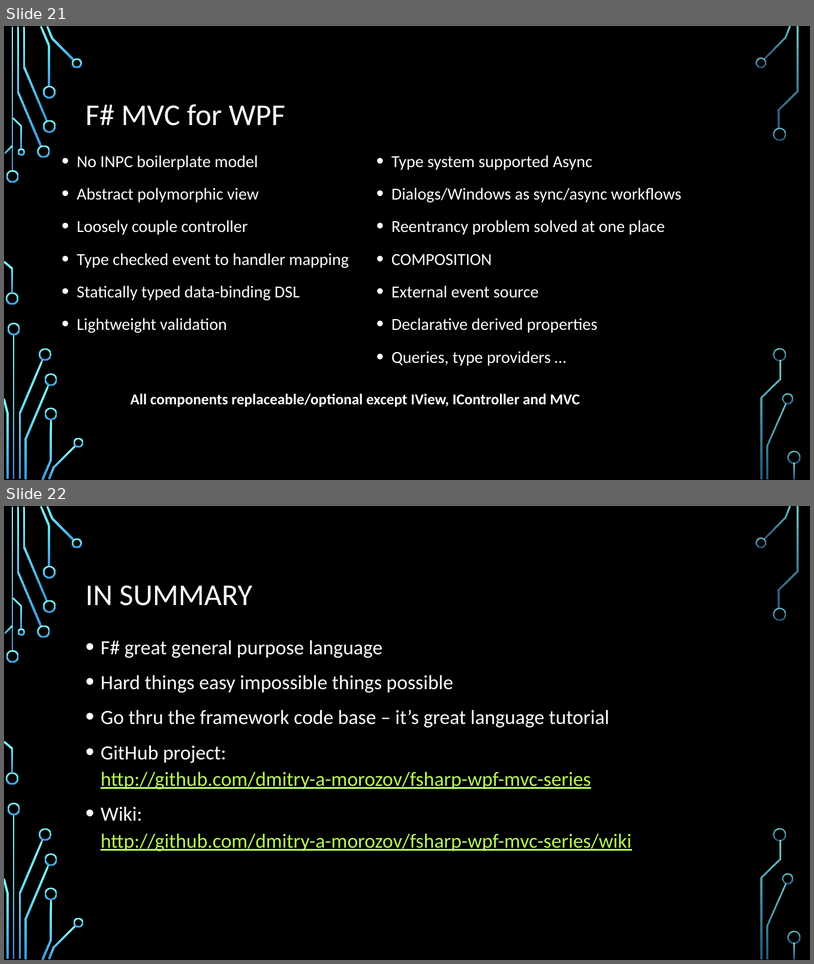
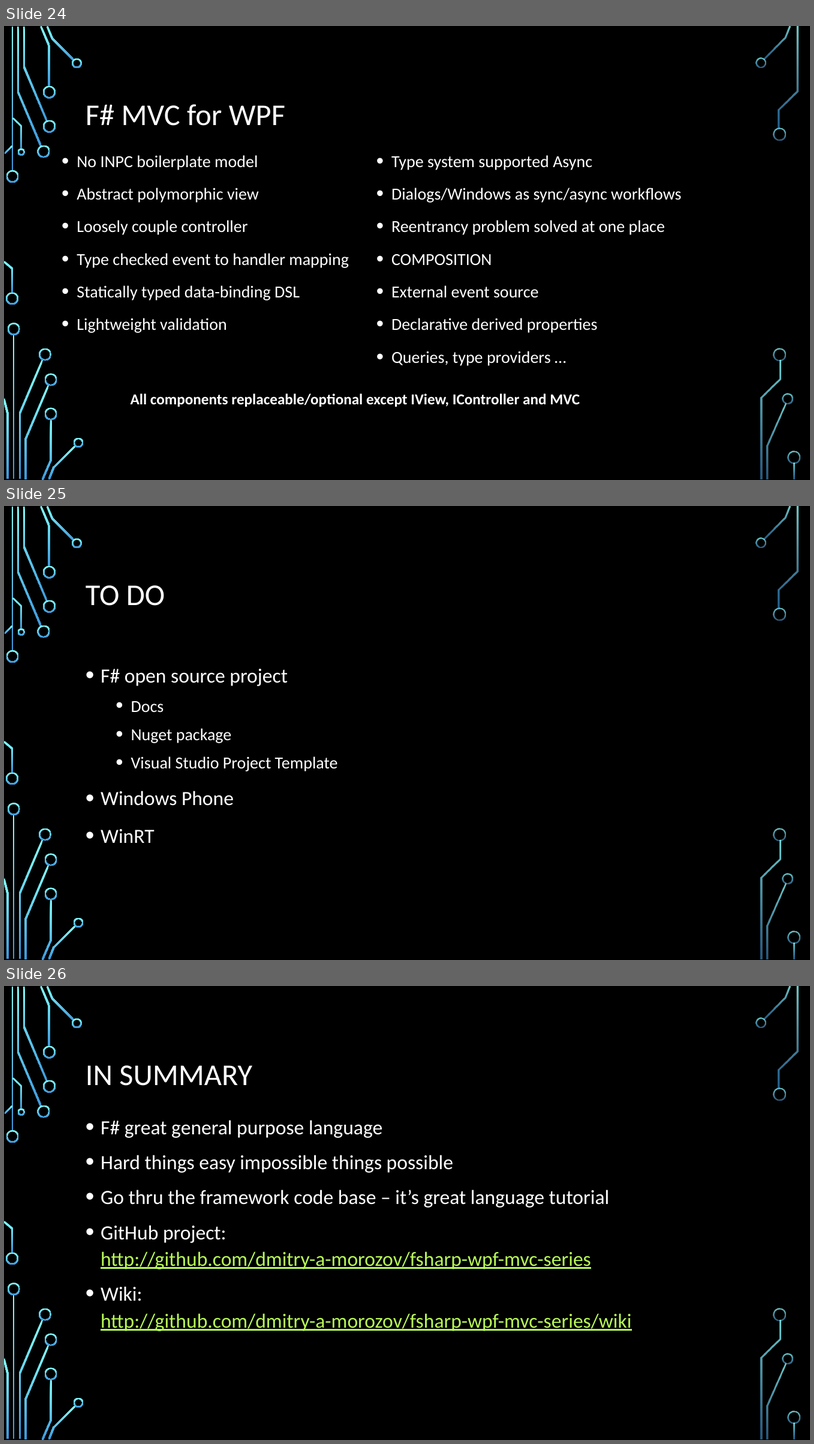
Before and after one commit to dmitry-a-morozov/fsharp-wpf-mvc-series, a slide deck: DC Meetup.2013-12-05.pptx. Shown one above the other, each under a label of ours: slides 21 and 22 before the commit, slides 24, 25 and 26 after it. The pictures are 814x964 and 814x1444 pixels, drawn with LibreOffice and Linux fonts; fonts in the diff are those of the drawing; background and template pictures are left out. Boxes give left, top, right and bottom in pixels: in the first picture for what was removed or moved away, otherwise in the second. Text is boxed around its words. In the diff, an @@ line names an element or a change of style, - is before the commit and + after.

```diff
--- a/DC Meetup.2013-12-05.pptx
+++ b/DC Meetup.2013-12-05.pptx
@@ slide 25 added at <box>4,506,810,960</box>, background picture (left out); not listed: 36 template elements that a slide beside it also shows @@
@@ title added at <box>86,585,165,606</box>, 36 pt, text #FFFFFF @@
+TO DO
@@ text added at <box>101,669,338,843</box>, 20 pt, text #FFFFFF @@
+• F# open source project
+  • Docs
+  • Nuget package
+  • Visual Studio Project Template
+• Windows Phone
+• WinRT
@@ what was slide 21 is now slide 24 @@
@@ what was slide 22 is now slide 26 @@
```
Also in this commit, not shown: 2 slides changed, 3 other slides added, 23 other files.
